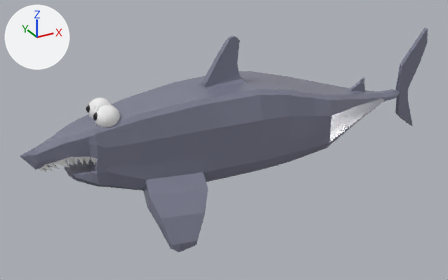
Before and after pictures for a commit that changed the glTF model models/shark.glb.
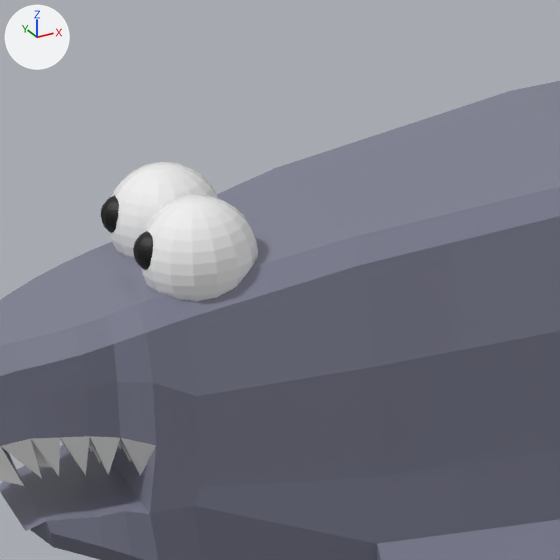
Each version is shown whole from a camera (50 mm lens) standing at (-3.43, -5.59, 2.45) and looking at (-0.35, 0.02, -0.35), then close up on the part from 14% to 41% of the width and 22% to 66% of the height. Arrows for +X, +Y and +Z are at upper left; the lights stay in place. Where no turn or scale is listed for an object, it has been applied to the vertices. Vertices at the same position are counted once.
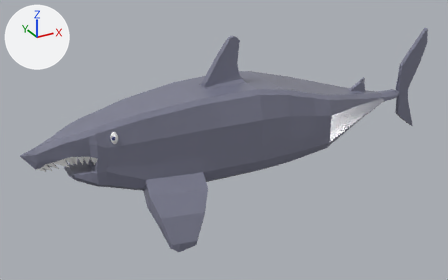
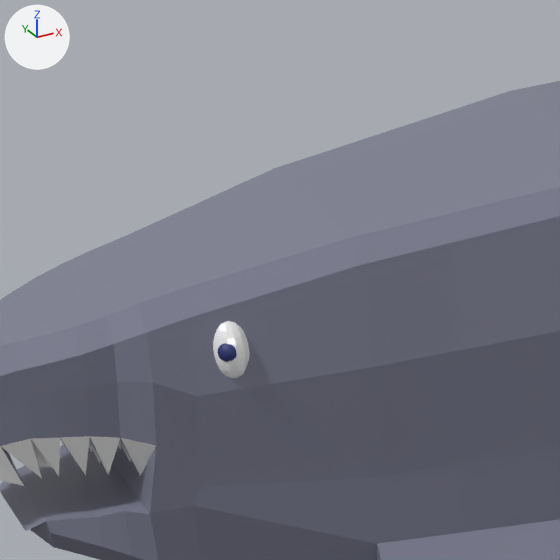
Boxes [x1, y1, x2, y2] around the edits, measured in the close-ups (560 x 560 px; the box of a moved part takes in the faces that stretch with it):
'Sphere', recoloured, reshaped
    before: [101, 195, 153, 270]
    after: [218, 343, 237, 362]
'Plane.002', added
    after: [213, 321, 250, 378]
part 1 of me_plane_001, deleted
    before: [141, 195, 258, 301]
part 2 of me_plane_001, deleted
    before: [109, 162, 218, 258]
part 3 of me_sphere_003, moved or reshaped
    before: [133, 231, 153, 270]
    after: [218, 343, 237, 362]
part 4 of me_sphere_003, moved or reshaped (not visible afterwards)
    before: [101, 195, 119, 233]

Edits to the bpy script that builds the scene:
```text
Change mat_material_001:
    mat_material_001.base_color: (0.0, 0.0, 0.0) -> (0.0244, 0.0366, 0.175)  # black #000000 -> dark blue #2b3674
Change me_plane_001:
    where me_plane_001.from_pydata(...)  # 1176 vertices, 2375 faces; spans x -0.08..4.96, y -0.81..0.86, z -0.91..0.95
    used by ob_plane_001; location = (-2.471, -0.054, -0.116)
    me_plane_001 part 1: the loose piece of 242 vertices spanning x 0.63..0.88, y -0.2..0.05, z 0.23..0.47 is deleted
    me_plane_001 part 2: the loose piece of 242 vertices spanning x 0.63..0.88, y 0.03..0.28, z 0.23..0.47 is deleted
Change me_sphere_003:
    used by ob_sphere; location = (-2.471, -0.054, -0.116)
    remove me_sphere_003.from_pydata(...)  # 484 vertices, 960 faces; spans x 0.616..0.71, y -0.122..0.204, z 0.329..0.418
    add me_sphere_003.from_pydata(...)  # 484 vertices, 960 faces; spans x 0.728..0.785, y -0.257..0.336, z 0.164..0.21
    me_sphere_003 part 3: the loose piece of 242 vertices spanning x 0.616..0.705, y -0.122..-0.033, z 0.329..0.418 is scaled about its middle by 0.518, then moved by (0.091, -0.157, -0.186)
    me_sphere_003 part 4: 242 of 484 vertices moved; they spanned x 0.621..0.71, y 0.115..0.204, z 0.329..0.418 and now span x 0.739..0.785, y 0.29..0.336, z 0.164..0.21; mean shift (0.097, 0.153, -0.186); largest move (0.653, 0.131, 0.405) -> (0.755, 0.298, 0.204)
Add me_plane_003:
    me_plane_003.from_pydata(...)  # 484 vertices, 960 faces; spans x 0.718..0.819, y -0.256..0.335, z 0.099..0.252
    me_plane_003.materials.append(mat_teeth)  # white #f3f3f3
Add ob_plane_002:
    ob_plane_002 = bpy.data.objects.new('Plane.002', me_plane_003)
    ob_plane_002.location = (-2.471, -0.054, -0.116)
```
